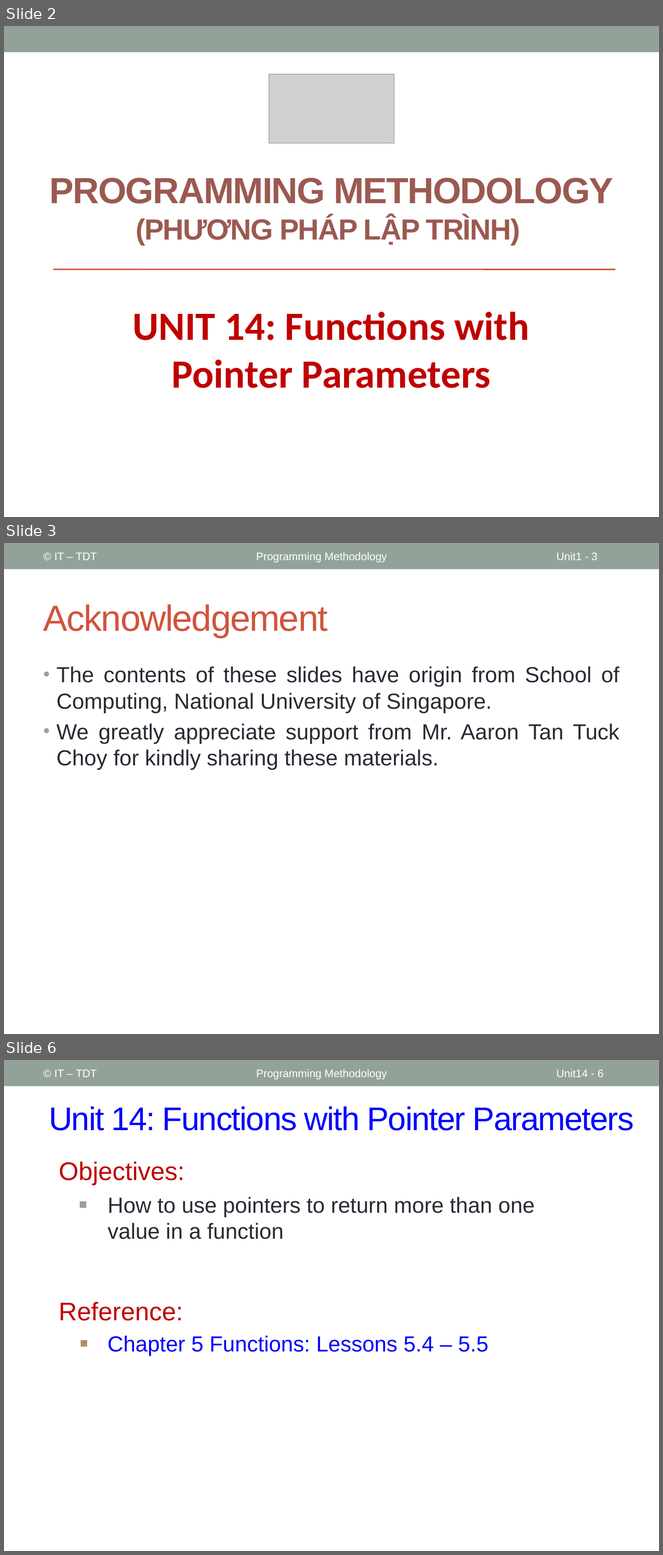
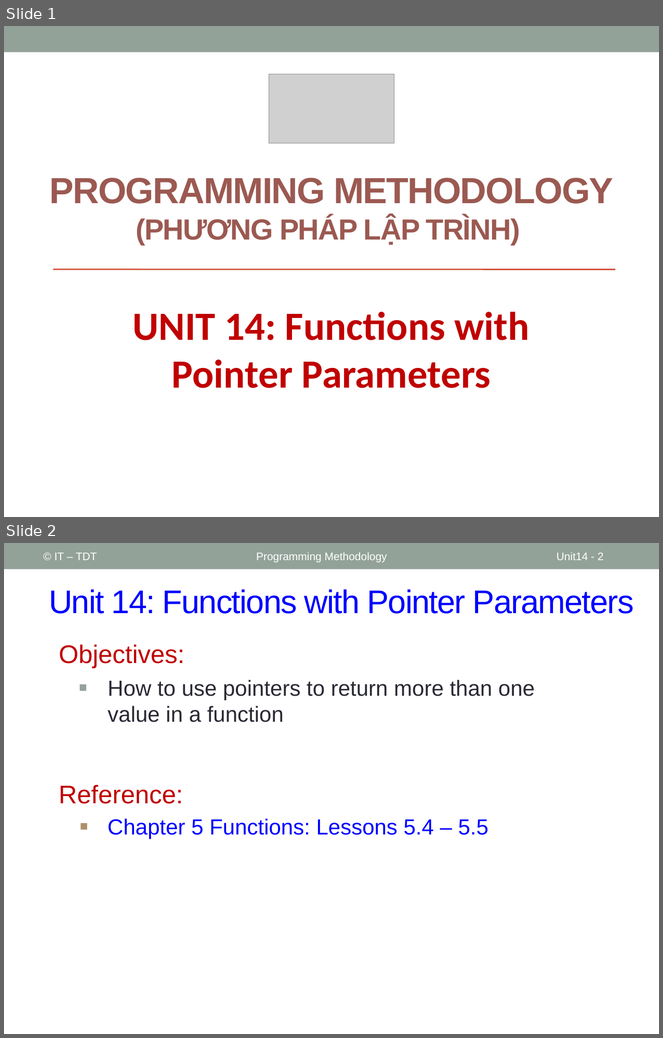
Before and after one commit to coder1097/Programming-Methodology, a slide deck: PPLT_Slides/Slides/Unit14_Functions_with_Pointer_Parameters.pptx. Shown one above the other, each under a label of ours: slides 2, 3 and 6 before the commit, slides 1 and 2 after it; the slides between them are not shown. The pictures are 663x1555 and 663x1038 pixels, drawn with LibreOffice and Linux fonts; fonts in the diff are those of the drawing; grey boxes stand for pictures. Boxes give left, top, right and bottom in pixels: in the first picture for what was removed or moved away, otherwise in the second. Text is boxed around its words. In the diff, an @@ line names an element or a change of style, - is before the commit and + after.

```diff
--- a/PPLT_Slides/Slides/Unit14_Functions_with_Pointer_Parameters.pptx
+++ b/PPLT_Slides/Slides/Unit14_Functions_with_Pointer_Parameters.pptx
@@ slide 3 removed at (4, 543, 659, 1034), background #FFFFFF; not listed: 1 template element that a slide beside it also shows @@
@@ text removed at (54, 552, 97, 560) @@
-© IT – TDT
@@ text removed at (256, 552, 387, 562) @@
-Programming Methodology
@@ page number removed at (557, 552, 598, 560) @@
-Unit1 - 3
@@ title removed at (44, 604, 328, 638) @@
-Acknowledgement
@@ text removed at (57, 666, 620, 770) @@
-• The contents of these slides have origin from School of Computing, National University of Singapore.
-• We greatly appreciate support from Mr. Aaron Tan Tuck Choy for kindly sharing these materials.
@@ what was slide 2 is now slide 1 @@
@@ what was slide 6 is now slide 2 @@
@@ page number at (557, 552, 604, 560): text changed @@
-Unit14 - 6
+Unit14 - 2
```
Also in this commit, not shown: 4 other slides removed, 35 other files.
